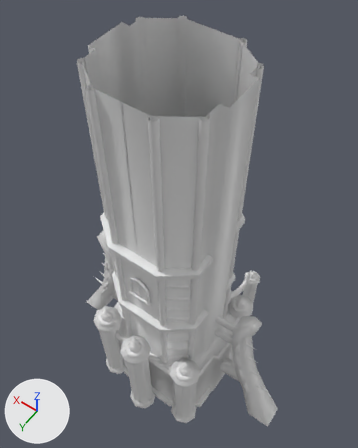
The FBX model Assets/ARTE (JORGE E PEDRO)/OBJETOS/Modelos/Torreblend.fbx as it was, and as the next commit left it.
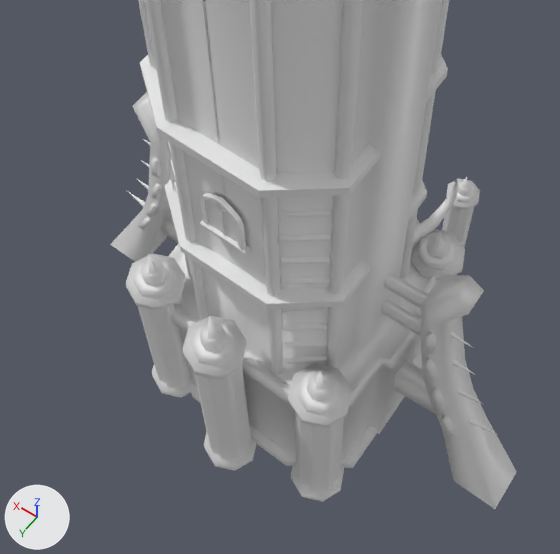
There are two pictures of each version: one whole from a camera (50 mm lens) standing at (-17.1, 24.8, 65.8) and looking at (1.7, -1.6, 24.3), one close up on the part from 10% to 83% of the width and 42% to 100% of the height. Every picture has the same lights, and +X, +Y and +Z are marked at lower left. The first two pictures are the older version. Materials are left out; every surface is plain grey. Where no turn or scale is listed for an object, it has been applied to the vertices. Vertices at exactly the same position are counted once.

The first close-up shows 'Torre', 'Torre.001', 'Torre.002', 'Torre.003', 'Torre.005'.
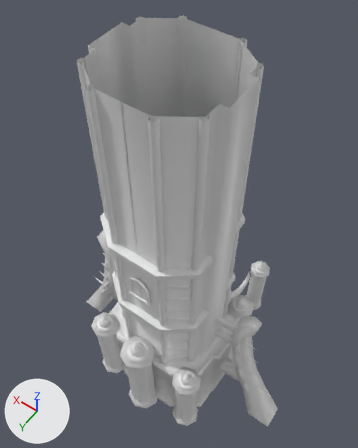
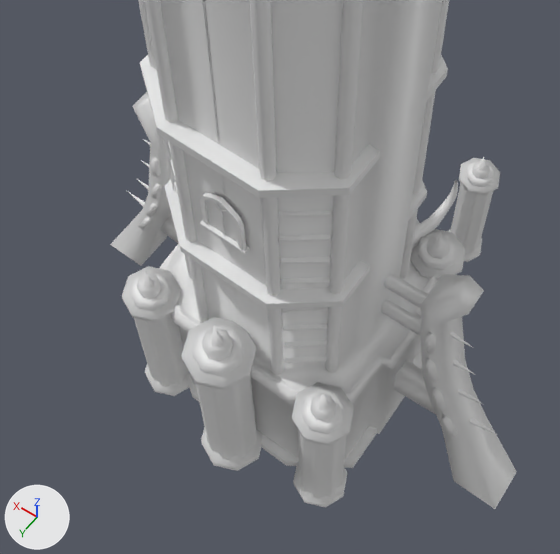
Where the newer file only moved an object's origin or applied its transform, the numbers keep the older frame.

Pixel boxes [x1, y1, x2, y2] of what changed, in the close-ups (560 x 554 px; the box of a moved part takes in the faces that stretch with it):
'Torre.003', reshaped, moved: before [125, 253, 352, 502]; after [122, 266, 354, 508]
'Torre.005', moved, rescaled (9% wider): before [182, 316, 256, 471]; after [182, 317, 263, 471]
'Pilar1', added: after [448, 157, 500, 262]
'Torre.002', deleted: before [442, 177, 480, 255]
part 2 of me_cube_003, moved or reshaped: before [125, 253, 186, 311]; after [122, 266, 181, 322]
part 3 of me_cube_003, moved or reshaped: before [133, 257, 176, 299]; after [129, 270, 171, 311]
part 4 of me_cube_003, moved or reshaped: before [148, 254, 157, 274]; after [144, 271, 153, 288]
part 5 of me_cube_003, moved or reshaped: before [152, 365, 191, 398]; after [145, 364, 189, 396]
part 6 of me_cube_003, moved or reshaped: before [138, 294, 190, 388]; after [134, 314, 189, 387]
part 7 of me_cube_003, moved or reshaped: before [288, 363, 352, 428]; after [292, 382, 354, 446]
part 8 of me_cube_003, moved or reshaped: before [297, 368, 343, 415]; after [301, 388, 345, 434]
part 9 of me_cube_003, moved or reshaped: before [314, 370, 326, 389]; after [318, 393, 329, 410]
part 10 of me_cube_003, moved or reshaped: before [291, 463, 344, 502]; after [293, 462, 347, 508]
part 11 of me_cube_003, moved or reshaped: before [295, 413, 344, 492]; after [298, 430, 346, 499]

What changed in the scene script:
```text
Change me_cube_007:
    used by ob_torre_005; location = (-5.65, 8.18, 0.0)
    remove me_cube_007.from_pydata(...)  # 122 vertices, 88 faces; spans x 3.9..7.3, y -0.7..2.6, z -0.3..18.0
    add me_cube_007.from_pydata(...)  # 122 vertices, 88 faces; spans x 3.6..7.6, y -1.3..2.6, z -0.1..16.4
    me_cube_007 part 1: the whole mesh is scaled about its middle by (1.18, 1.18, 0.9), then moved by (0.0, -0.3, -0.7)
Change me_cube_003:
    used by ob_torre_003; location = (0.0, 11.0, 0.0)
    remove me_cube_003.from_pydata(...)  # 244 vertices, 176 faces; spans x -7.3..7.3, y -5.2..-1.9, z -0.3..15.9
    add me_cube_003.from_pydata(...)  # 244 vertices, 176 faces; spans x -7.7..7.7, y -5.6..-2.3, z -0.1..13.9
    me_cube_003 part 2: the loose piece of 18 vertices spanning x 3.9..7.3, y -5.2..-1.9, z 12.3..12.8 is moved by (0.4, -0.4, -1.5)
    me_cube_003 part 3: the loose piece of 34 vertices spanning x 4.4..6.8, y -4.7..-2.4, z 12.5..14.0 is scaled about its middle by (0.999, 0.999, 0.864), then moved by (0.4, -0.4, -1.6)
    me_cube_003 part 4: the loose piece of 5 vertices spanning x 5.2..6.0, y -3.9..-3.2, z 13.9..15.9 is scaled about its middle by (0.999, 0.999, 0.864), then moved by (0.4, -0.4, -1.9)
    me_cube_003 part 5: the loose piece of 17 vertices spanning x 3.9..7.3, y -5.2..-1.9, z -0.3..0.5 is moved by (0.4, -0.4, 0.1)
    me_cube_003 part 6: the loose piece of 48 vertices spanning x 4.3..6.9, y -4.8..-2.3, z 0.3..12.5 is scaled about its middle by (0.999, 0.999, 0.864), then moved by (0.4, -0.4, -0.7)
    me_cube_003 part 7: the loose piece of 18 vertices spanning x -7.3..-3.9, y -5.2..-1.9, z 12.3..12.8 is moved by (-0.4, -0.4, -1.5)
    me_cube_003 part 8: the loose piece of 34 vertices spanning x -6.8..-4.4, y -4.7..-2.4, z 12.5..14.0 is scaled about its middle by (0.999, 0.999, 0.864), then moved by (-0.4, -0.4, -1.6)
    me_cube_003 part 9: the loose piece of 5 vertices spanning x -6.0..-5.2, y -3.9..-3.2, z 13.9..15.9 is scaled about its middle by (0.999, 0.999, 0.864), then moved by (-0.4, -0.4, -1.9)
    me_cube_003 part 10: the loose piece of 17 vertices spanning x -7.3..-3.9, y -5.2..-1.9, z -0.3..0.5 is moved by (-0.4, -0.4, 0.1)
    me_cube_003 part 11: the loose piece of 48 vertices spanning x -6.9..-4.3, y -4.8..-2.3, z 0.3..12.5 is scaled about its middle by (0.999, 0.999, 0.864), then moved by (-0.4, -0.4, -0.7)
Add me_cube_005:
    me_cube_005.from_pydata(...)  # 244 vertices, 176 faces; spans x -6.18..6.18, y -4.5..-1.83, z -0.06..11.2
Change ob_torre_003:
    ob_torre_003.location: (0.0, 11.0, 0.0) -> (0.0, 11.6, 0.0)
Remove ob_torre_002:
    ob_torre_002 = bpy.data.objects.new('Torre.002', me_cube_002)
    ob_torre_002.location = (0.0, -7.16, 0.0)
Add ob_pilar1:
    ob_pilar1 = bpy.data.objects.new('Pilar1', me_cube_005)
    ob_pilar1.location = (0.0, -8.24, 0.0)
```
